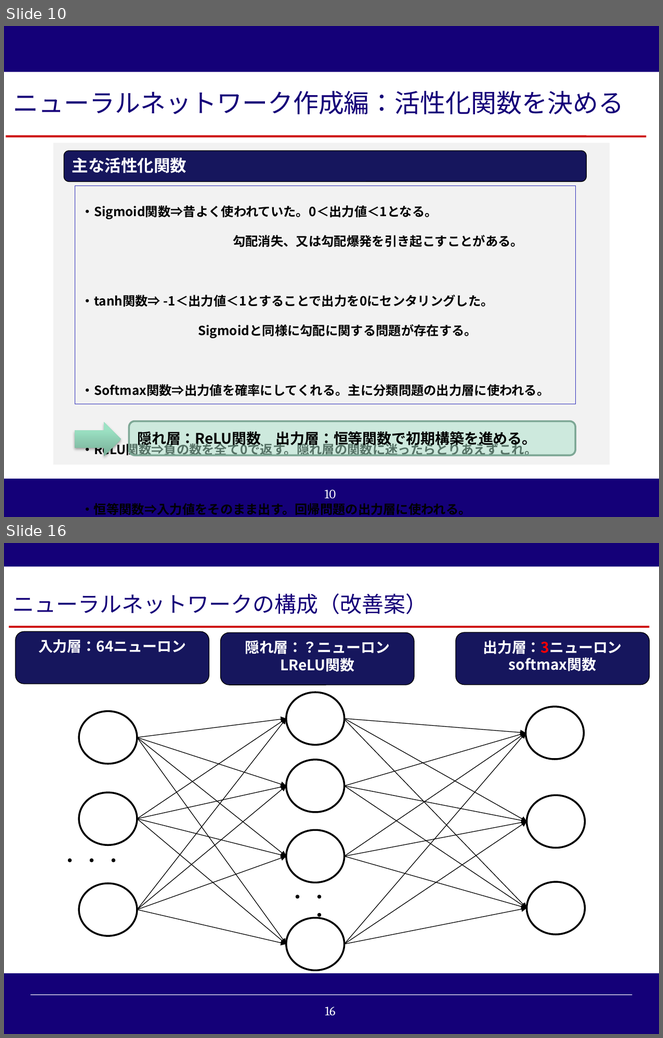
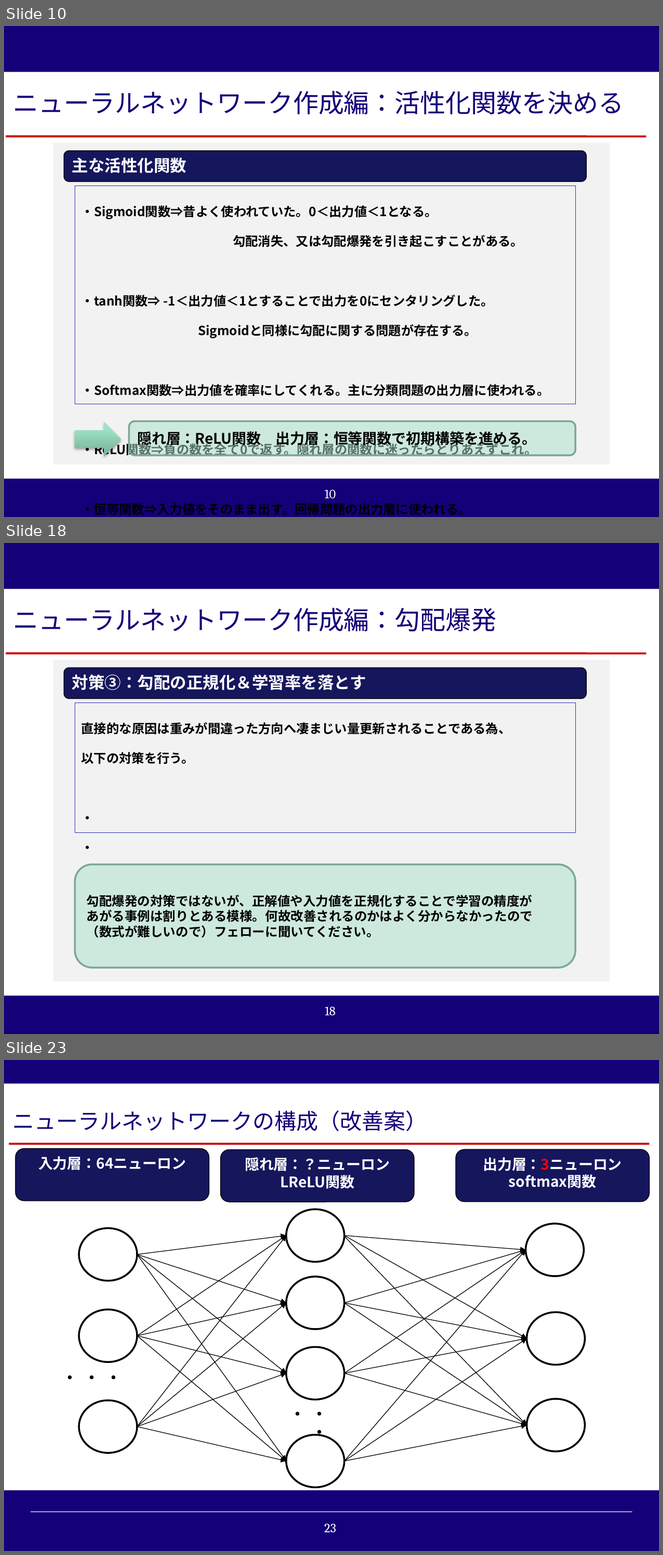
Before and after one commit to reversi-ir/ai-program, a slide deck: reversi-ai/result/オセロAI_技術アカデミー用説明資料.pptx. Shown one above the other, each under a label of ours: slides 10 and 16 before the commit, slides 10, 18 and 23 after it; the slides between them are not shown. The pictures are 663x1038 and 663x1555 pixels, drawn with LibreOffice and Linux fonts; fonts in the diff are those of the drawing; background and template pictures are left out. Boxes give left, top, right and bottom in pixels: in the first picture for what was removed or moved away, otherwise in the second. Text is boxed around its words. In the diff, an @@ line names an element or a change of style, - is before the commit and + after.

```diff
--- a/reversi-ai/result/オセロAI_技術アカデミー用説明資料.pptx
+++ b/reversi-ai/result/オセロAI_技術アカデミー用説明資料.pptx
@@ slide 18 added at [4,543,659,1034], background #140078; not listed: 2 template elements that a slide beside it also shows @@
@@ rectangle added at [4,589,659,996], fill #FFFFFF @@
@@ rectangle added at [7,589,646,650], fill #FFFFFF, 28 pt, text #140078 @@
+ニューラルネットワーク作成編：勾配爆発
@@ line added from (6, 654) to (647, 654), #CC0000 2.25 pt @@
@@ rectangle added at [53,659,609,982], fill #F2F2F2 @@
@@ rounded rectangle added at [64,667,586,698], fill #17175C, outline #000000 0.75 pt, 18 pt, text #FFFFFF, bold @@
+対策③：勾配の正規化＆学習率を落とす
@@ rectangle added at [75,703,575,833], outline #2D2DB9 0.75 pt, 24 pt, text #000000, bold @@
+直接的な原因は重みが間違った方向へ凄まじい量更新されることである為、
+以下の対策を行う。
+・
+・
@@ rounded rectangle added at [75,865,575,968], fill #AAE2CA at 50% opacity, outline #7EA795 2 pt, 14 pt, text #000000, bold @@
+勾配爆発の対策ではないが、正解値や入力値を正規化することで学習の精度が
+あがる事例は割りとある模様。何故改善されるのかはよく分からなかったので
+（数式が難しいので）フェローに聞いてください。
@@ what was slide 16 is now slide 23 @@
@@ page number at [324,1524,336,1533]: text changed @@
-16
+23
```
Also in this commit, not shown: 6 slides changed, 6 other slides added, 3 other files.
